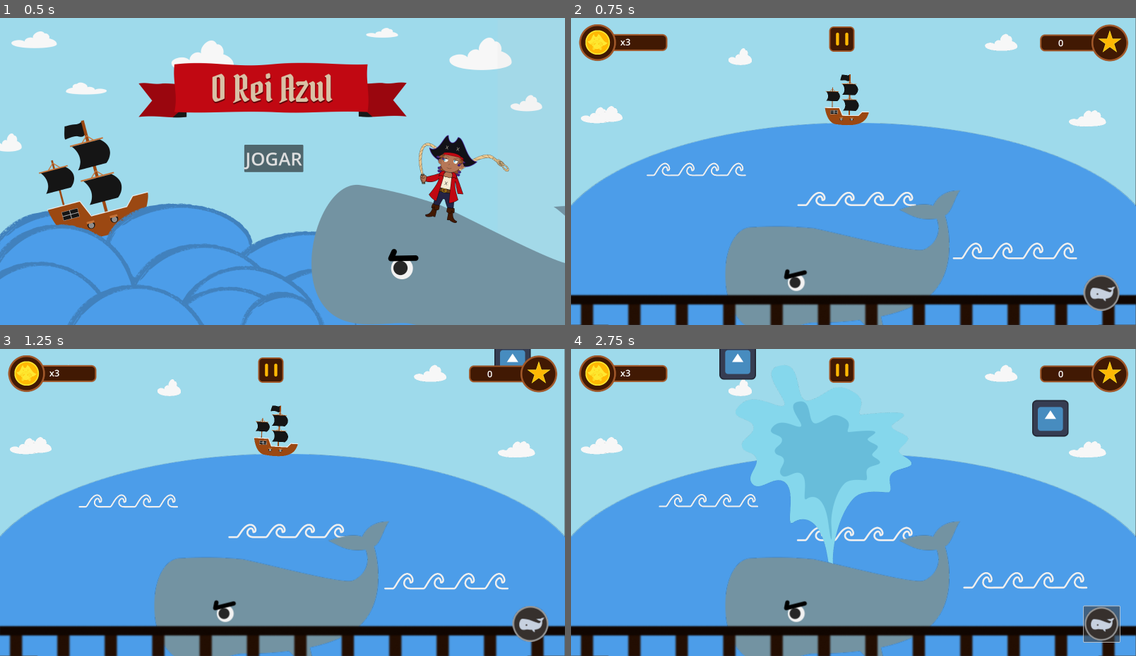
Above: before the commit, frames 1-4 (two rows, left to right).
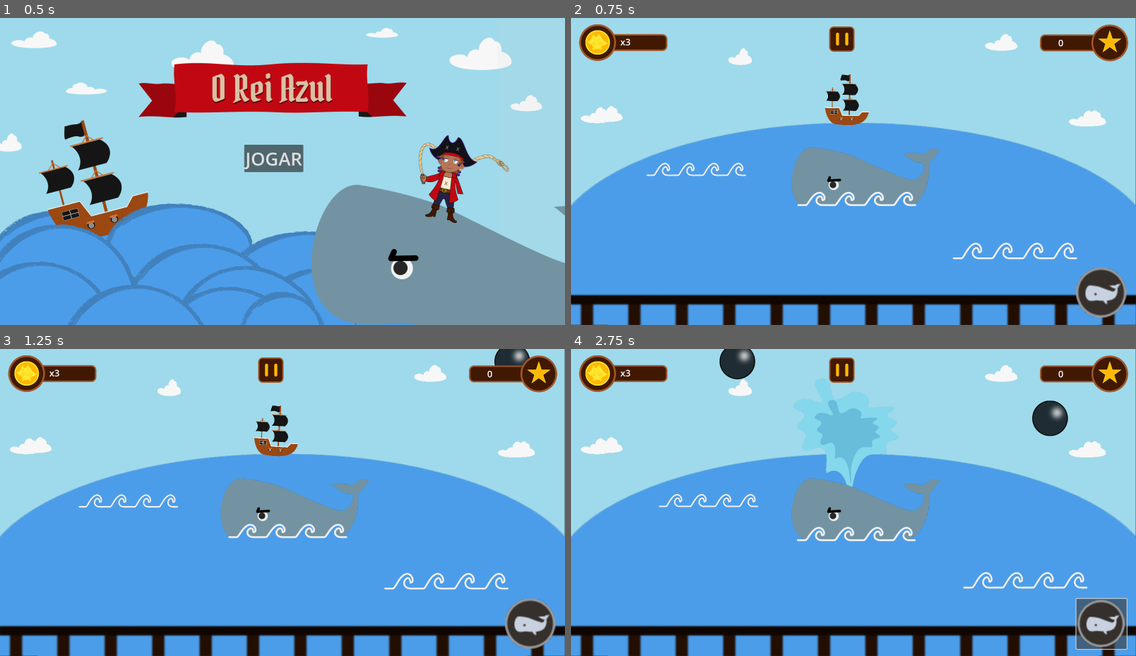
Above: after the commit, the same moments.

Repository: hhsoares/baleia
Game: Godot game, scene res://Scenes/menu.tscn
The game is run twice, just before and just after one commit, with the same random seed, the same clock (stepped at 60 frames per second) and the same inputs. The engine's default icon, where the game draws it, is replaced by a stand-in: a white triangle on a blue panel in a dark square.
Inputs (mouse positions are in pixels of both pictures, inside the frame that each line leads up to):
- Up to frame 1 (0.5 s): no input
- Up to frame 2 (0.75 s): click "JOGAR" at 0.5 s
- Up to frame 3 (1.25 s): no input
- Up to frame 4 (2.75 s): click (1102, 625) at 1.25 s; click (1102, 625) at 2 s

Frame 1 is identical in both runs. In frame 2, 14% of the frame differs, in the area x 27-99%, y 41-100%; in frame 3, 14%; in frame 4, 22%, in the area x 26-99%, y 0-100%.

Commit message:
Posição baleia + Aumento do botão + Arrumando sprite da bola

Diff:
--- a/Scenes/jogo.tscn
+++ b/Scenes/jogo.tscn
@@ -191,6 +191,18 @@
 scale = Vector2(0.3, 0.3)
 texture = ExtResource("3_rokwo")
 
+[node name="splash" type="Sprite2D" parent="bgs"]
+visible = false
+position = Vector2(976, 303.99997)
+rotation = -0.18653065
+scale = Vector2(0.6, 0.6)
+texture = ExtResource("7_3lwpm")
+
+[node name="baleia" parent="bgs" instance=ExtResource("3_ru4ac")]
+position = Vector2(1024.0001, 569)
+rotation = 0.18870872
+scale = Vector2(0.6, 0.6)
+
 [node name="OndasEscondidas" type="Sprite2D" parent="bgs"]
 position = Vector2(998.99994, 676)
 scale = Vector2(0.7, 0.7)
@@ -205,15 +217,6 @@
 position = Vector2(1555, 820)
 scale = Vector2(0.5, 0.5)
 texture = ExtResource("6_nyb5w")
-
-[node name="baleia" parent="bgs" instance=ExtResource("3_ru4ac")]
-position = Vector2(953, 868)
-
-[node name="splash" type="Sprite2D" parent="bgs"]
-visible = false
-position = Vector2(904.00006, 392)
-rotation = -0.18653065
-texture = ExtResource("7_3lwpm")
 
 [node name="Corrimão" type="Sprite2D" parent="bgs"]
 position = Vector2(989.7197, 1030)
@@ -341,6 +344,7 @@
 offset_top = 905.0
 offset_right = 1922.9231
 offset_bottom = 1030.9231
+scale = Vector2(1.4, 1.4)
 pivot_offset = Vector2(64, 64)
 theme_override_styles/normal = SubResource("StyleBoxEmpty_1untg")
 icon = ExtResource("10_gyvnm")
--- a/prefarbs/bola.tscn
+++ b/prefarbs/bola.tscn
@@ -1,7 +1,7 @@
-[gd_scene load_steps=4 format=3 uid="uid://myd602ayrwyh"]
+[gd_scene load_steps=4 format=3 uid="uid://c2e2n0pxed3wt"]
 
 [ext_resource type="Script" uid="uid://bhq8bsyqs6cak" path="res://Scripts/bola.gd" id="1_78ayt"]
-[ext_resource type="Texture2D" uid="uid://wm7dnwtfsdym" path="res://icon.svg" id="1_ccori"]
+[ext_resource type="Texture2D" uid="uid://7w5j5f8awf8t" path="res://Assets/Bolas-de-canhoes.png" id="2_78ayt"]
 
 [sub_resource type="CircleShape2D" id="CircleShape2D_78ayt"]
 radius = 64.00781
@@ -11,7 +11,9 @@
 script = ExtResource("1_78ayt")
 
 [node name="Sprite2D" type="Sprite2D" parent="."]
-texture = ExtResource("1_ccori")
+texture = ExtResource("2_78ayt")
+region_enabled = true
+region_rect = Rect2(152, 0.5, 136, 124.432205)
 
 [node name="CollisionShape2D" type="CollisionShape2D" parent="."]
 shape = SubResource("CircleShape2D_78ayt")
Not shown: 1 places in Scenes/jogo.tscn that only renumber resources
Not shown: 1 places in Scenes/pause.tscn that only renumber resources
